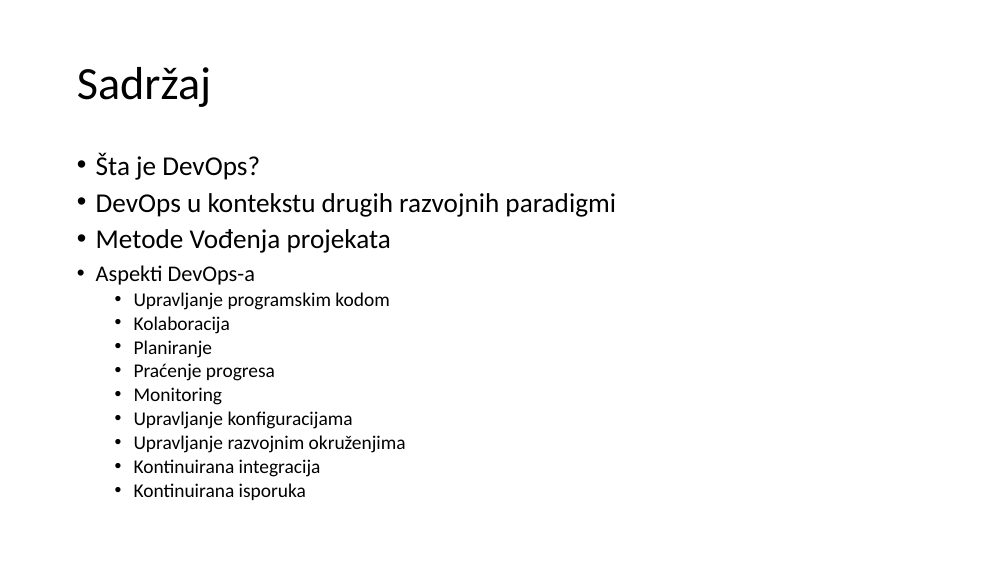
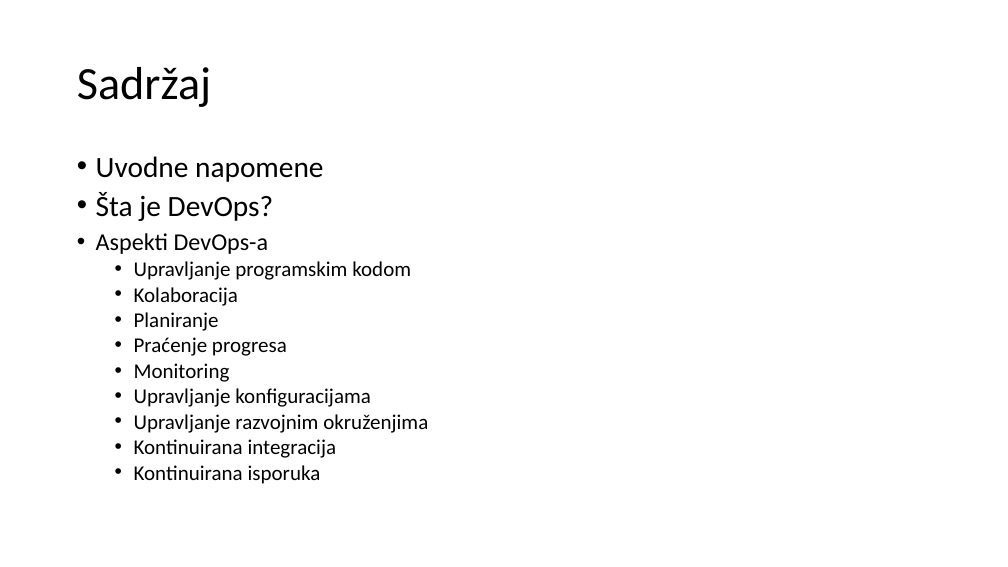
Before and after one commit to bhrnjica/RS-II, a slide deck: slide 2 of 09 Predavanje/Predavanje 09- DevOps.pptx. Drawn at 1008x567 pixels with LibreOffice and Linux fonts; fonts in the diff are those of the drawing. Boxes give left, top, right and bottom in pixels: in the first picture for what was removed or moved away, otherwise in the second. Text is boxed around its words. In the diff, an @@ line names an element or a change of style, - is before the commit and + after.

```diff
--- a/09 Predavanje/Predavanje 09- DevOps.pptx
+++ b/09 Predavanje/Predavanje 09- DevOps.pptx
@@ text at <box>96,156,323,182</box>: paragraph added @@
+• Uvodne napomene
@@ text at <box>96,193,616,253</box>: paragraphs removed @@
-• DevOps u kontekstu drugih razvojnih paradigmi
-• Metode Vođenja projekata
@@ text at <box>96,192,428,484</box>: size 25.9 to 28 pt in "Šta je DevOps?"; size 21.3 to 23 pt in "Aspekti DevOps-a"; size 18.5 to 20 pt in "Upravljanje programskim kodom", "Kolaboracija", "Planiranje", "Praćenje progresa" and 5 more places @@
```
Also in this commit, not shown: 7 other slides changed, 1 slide added.
